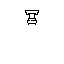
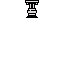
Comparing the layer stacks of the two 64×64 images. Changes:
renamed "Layer 2" to "Cannon", moved it above "head", painted on it over (x1=25, y1=0, x2=39, y2=25)
added layer "Layer 4" above "Layer 3" over (x1=26, y1=1, x2=38, y2=15)
